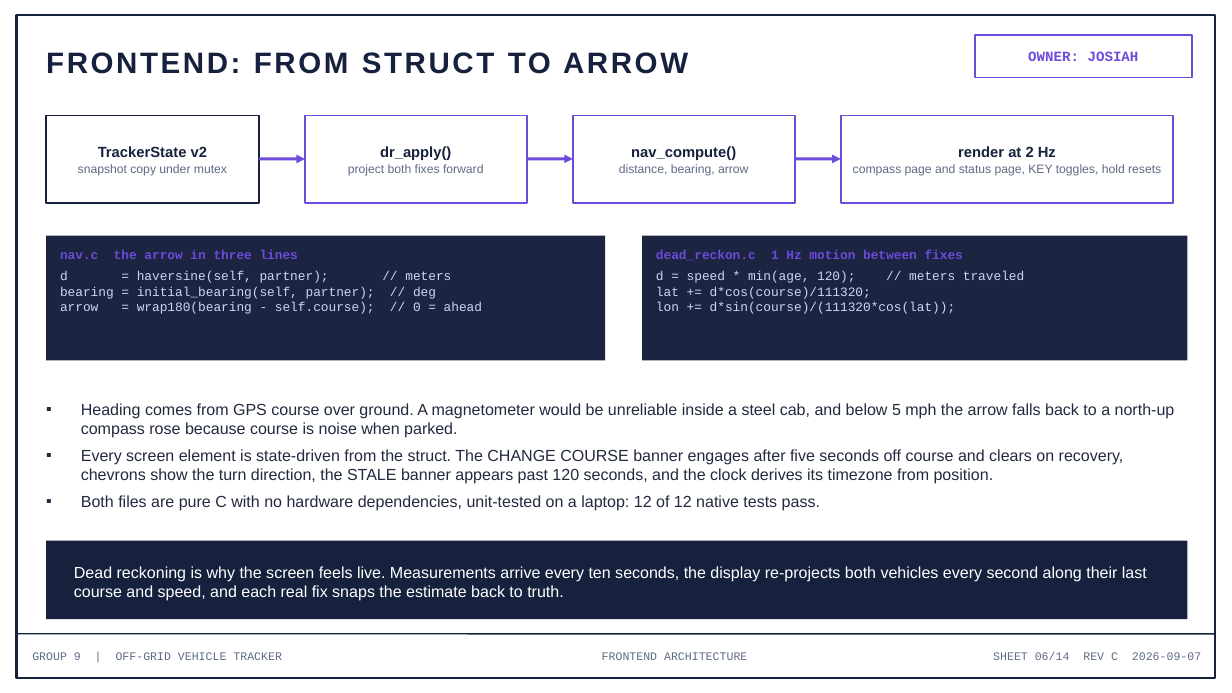
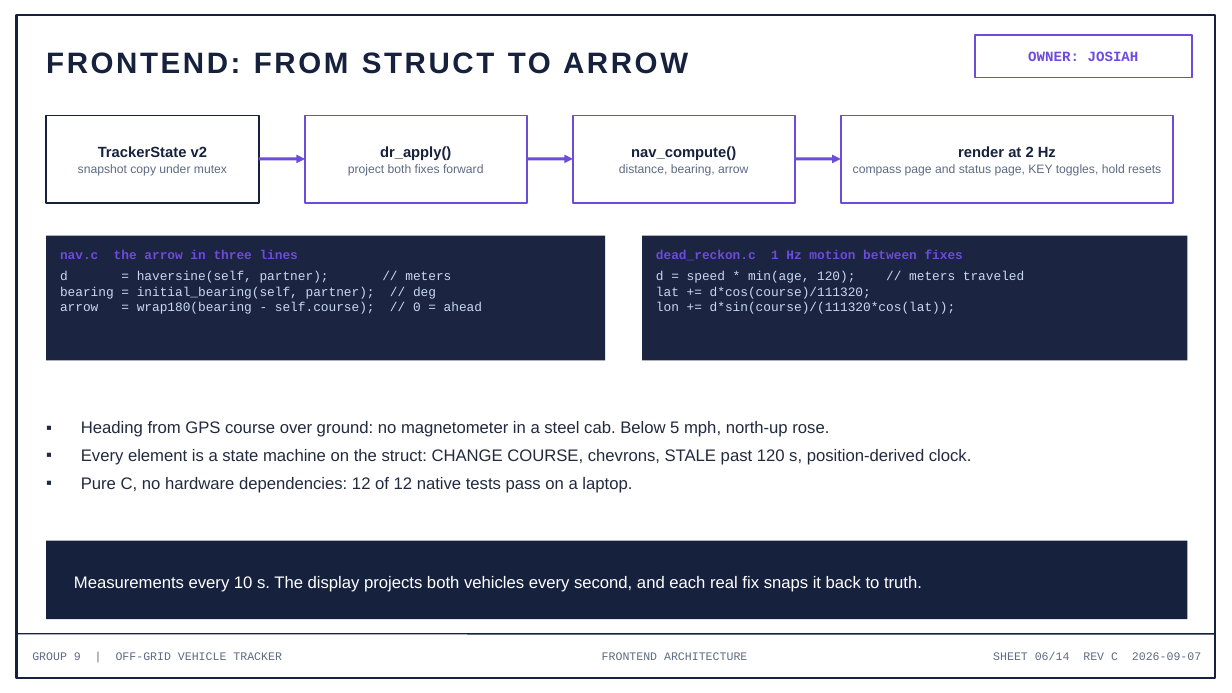
Before and after one commit to deosgracius/offgrid-vehicle-tracker, a slide deck: slide 6 of docs/presentations/Group9_Presentation3_Week3.pptx. Drawn at 1232x693 pixels with LibreOffice and Linux fonts; fonts in the diff are those of the drawing. Boxes give left, top, right and bottom in pixels: in the first picture for what was removed or moved away, otherwise in the second. Text is boxed around its words. In the diff, an @@ line names an element or a change of style, - is before the commit and + after.

```diff
--- a/docs/presentations/Group9_Presentation3_Week3.pptx
+++ b/docs/presentations/Group9_Presentation3_Week3.pptx
@@ text at box(81, 421, 972, 493): text changed; size 12.5 to 13 pt @@
-▪ Heading comes from GPS course over ground. A magnetometer would be unreliable inside a steel cab, and below 5 mph the arrow falls back to a north-up compass rose because course is noise when parked.
-▪ Every screen element is state-driven from the struct. The CHANGE COURSE banner engages after five seconds off course and clears on recovery, chevrons show the turn direction, the STALE banner appears past 120 seconds, and the clock derives its timezone from position.
-▪ Both files are pure C with no hardware dependencies, unit-tested on a laptop: 12 of 12 native tests pass.
+▪ Heading from GPS course over ground: no magnetometer in a steel cab. Below 5 mph, north-up rose.
+▪ Every element is a state machine on the struct: CHANGE COURSE, chevrons, STALE past 120 s, position-derived clock.
+▪ Pure C, no hardware dependencies: 12 of 12 native tests pass on a laptop.
@@ text at box(74, 576, 922, 592): text changed; size 12.5 to 13 pt @@
-Dead reckoning is why the screen feels live. Measurements arrive every ten seconds, the display re-projects both vehicles every second along their last course and speed, and each real fix snaps the estimate back to truth.
+Measurements every 10 s. The display projects both vehicles every second, and each real fix snaps it back to truth.
```
Also in this commit, not shown: 11 other slides changed, 1 other file.
